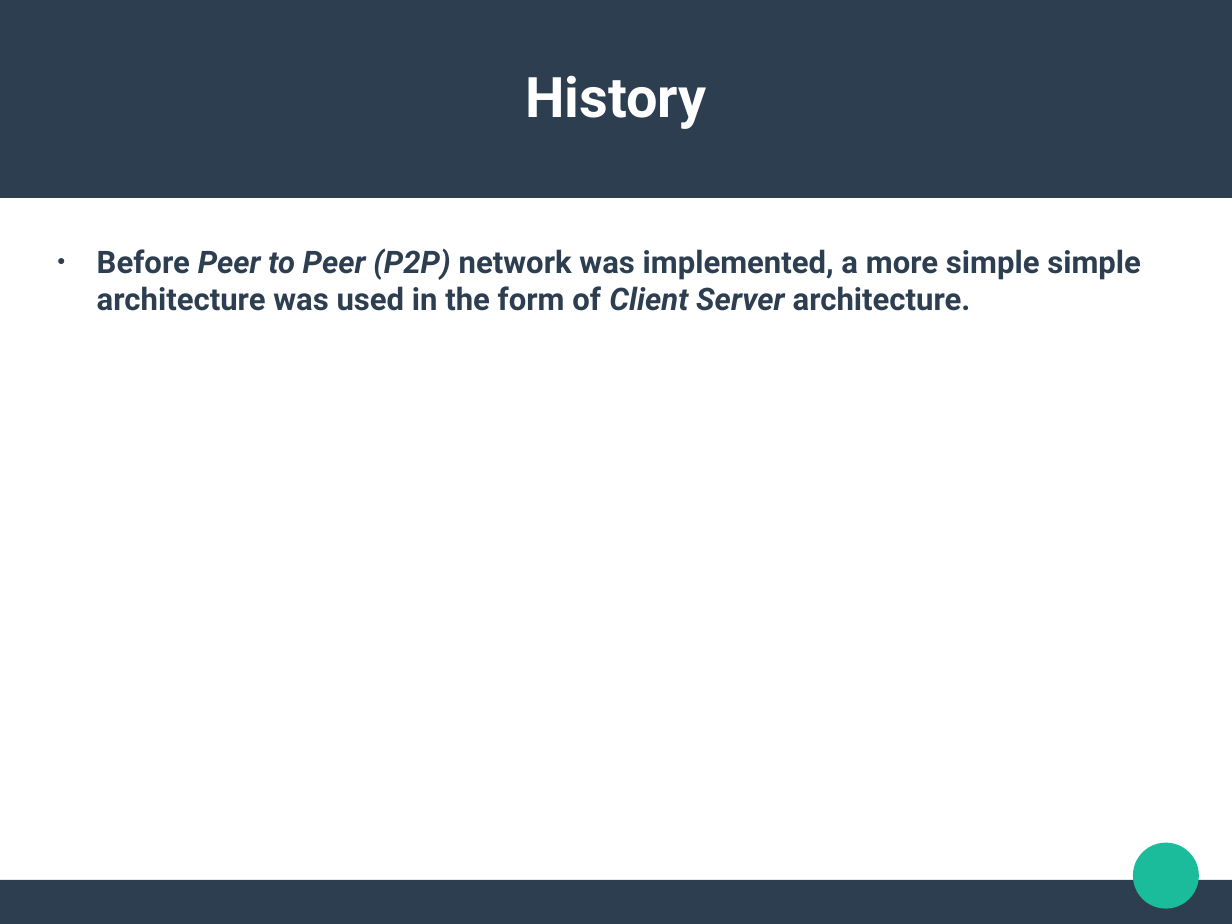
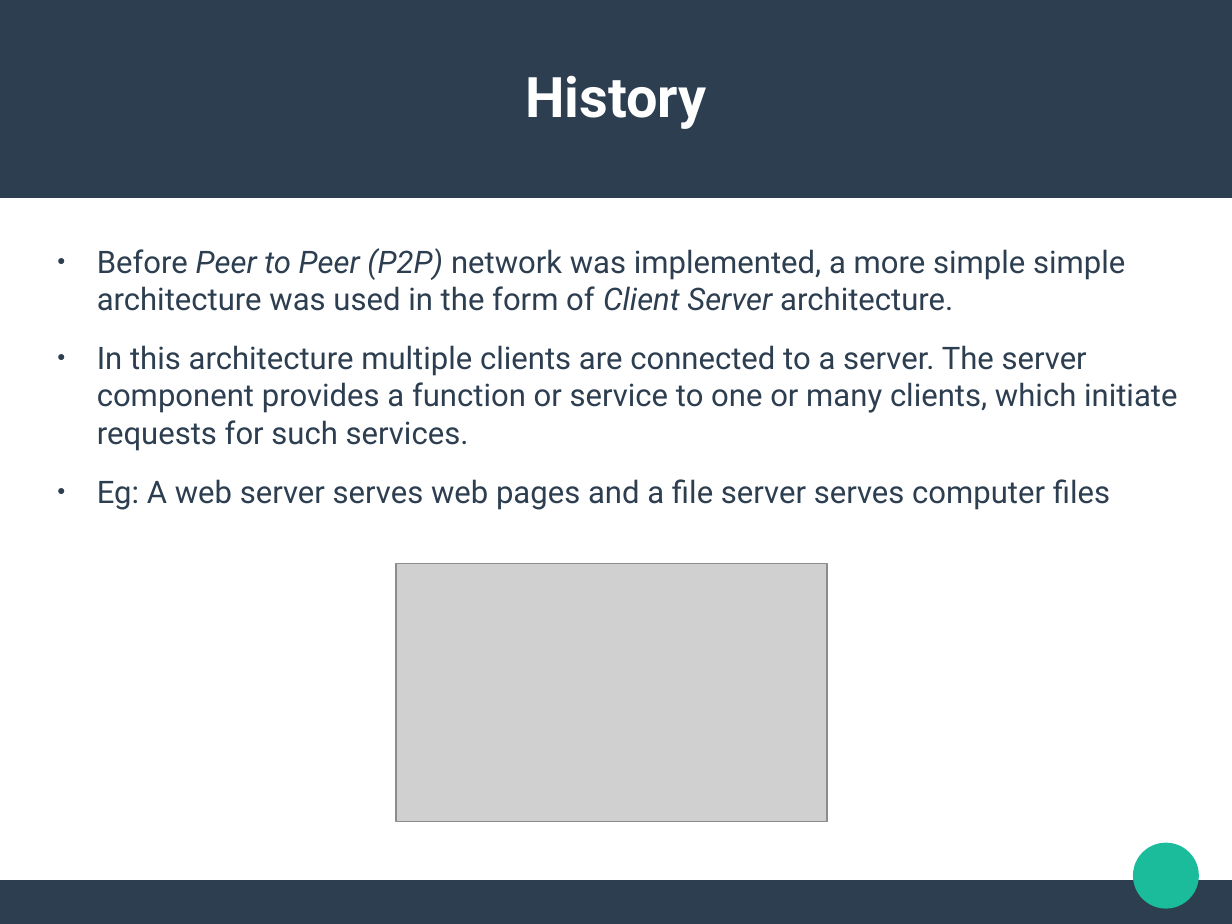
Before and after one commit to ishanjoshi02/TeSeminar, a slide deck: slide 2 of Presentation/Neeraj/Presentation.pptx. Drawn at 1232x924 pixels with LibreOffice and Linux fonts; fonts in the diff are those of the drawing; grey boxes stand for pictures. Boxes give left, top, right and bottom in pixels: in the first picture for what was removed or moved away, otherwise in the second. Text is boxed around its words. In the diff, an @@ line names an element or a change of style, - is before the commit and + after.

```diff
--- a/Presentation/Neeraj/Presentation.pptx
+++ b/Presentation/Neeraj/Presentation.pptx
@@ text at [97,248,1125,311]: bold off in "Before Peer to Peer (P2P) network was ..." @@
@@ text at [97,345,1177,510]: paragraphs added @@
+● In this architecture multiple clients are connected to a server. The server component provides a function or service to one or many clients, which initiate requests for such services.
+● Eg: A web server serves web pages and a file server serves computer files
@@ picture added at [396,563,827,822] @@
```
Also in this commit, not shown: 4 slides added, 3 other files.
